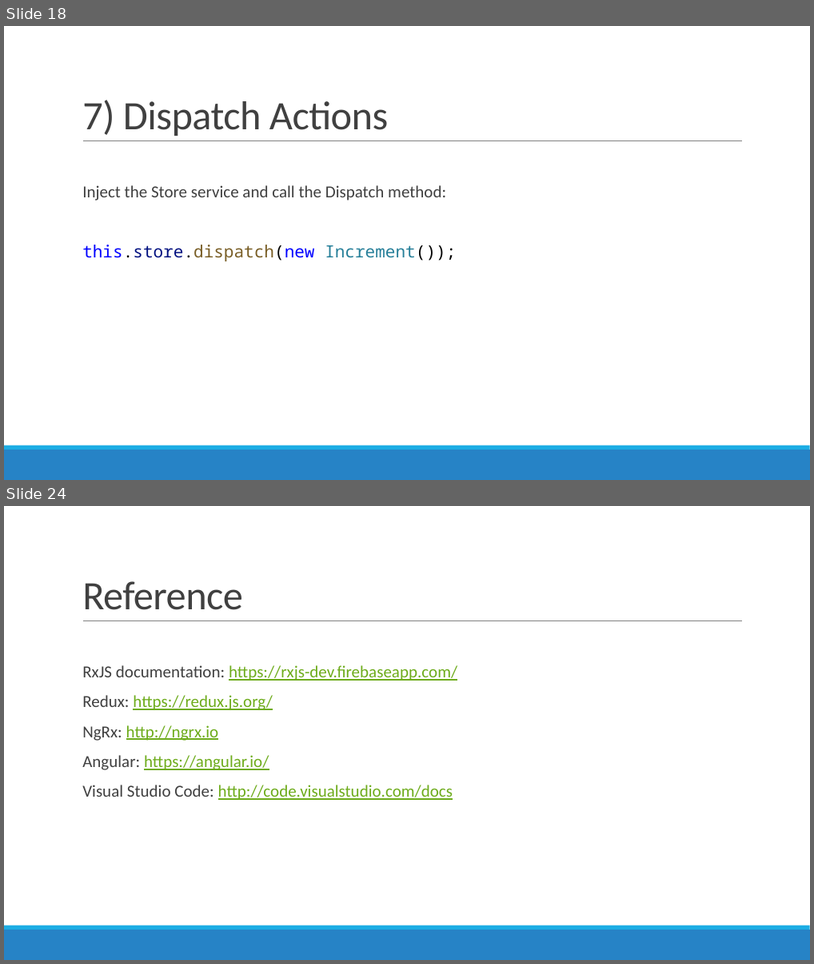
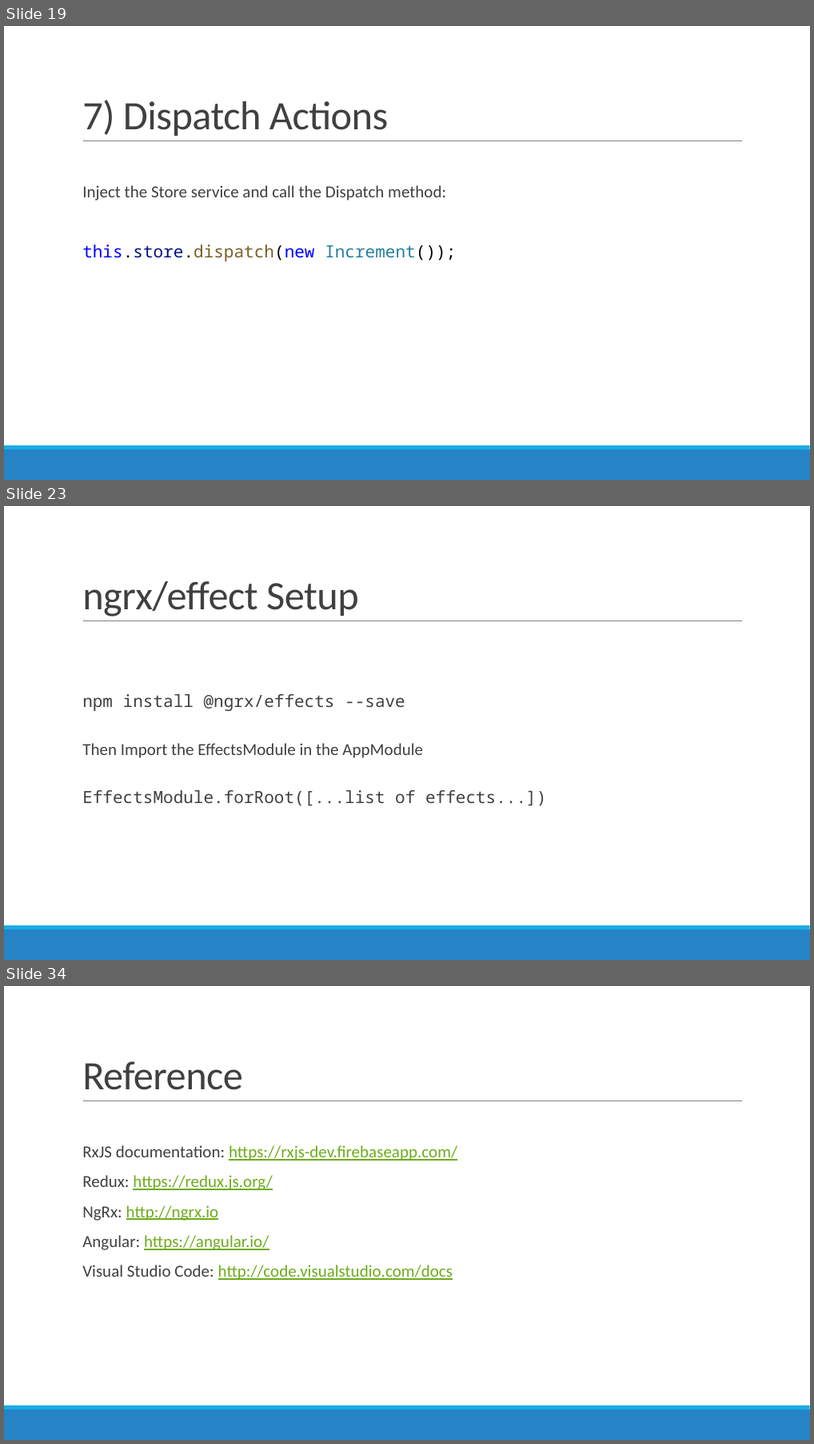
Before and after one commit to AGiorgetti/ngrx101, a slide deck: ReactiveProgramming_ngrx.pptx. Shown one above the other, each under a label of ours: slides 18 and 24 before the commit, slides 19, 23 and 34 after it; the slides between them are not shown. The pictures are 814x964 and 814x1444 pixels, drawn with LibreOffice and Linux fonts; fonts in the diff are those of the drawing. Boxes give left, top, right and bottom in pixels: in the first picture for what was removed or moved away, otherwise in the second. Text is boxed around its words. In the diff, an @@ line names an element or a change of style, - is before the commit and + after.

```diff
--- a/ReactiveProgramming_ngrx.pptx
+++ b/ReactiveProgramming_ngrx.pptx
@@ slide 23 added at (x1=4, y1=506, x2=810, y2=960), background #FFFFFF; not listed: 3 template elements that a slide beside it also shows @@
@@ title added at (x1=82, y1=581, x2=359, y2=616), 48 pt, text #404040 @@
+ngrx/effect Setup
@@ text added at (x1=82, y1=694, x2=546, y2=806), 20 pt, text #404040 @@
+  npm install @ngrx/effects --save
+  Then Import the EffectsModule in the AppModule
+  EffectsModule.forRoot([...list of effects...])
@@ what was slide 18 is now slide 19 @@
@@ what was slide 24 is now slide 34 @@
```
Also in this commit, not shown: 2 slides changed, 11 other slides added, 2 slides removed, 2 other files.
